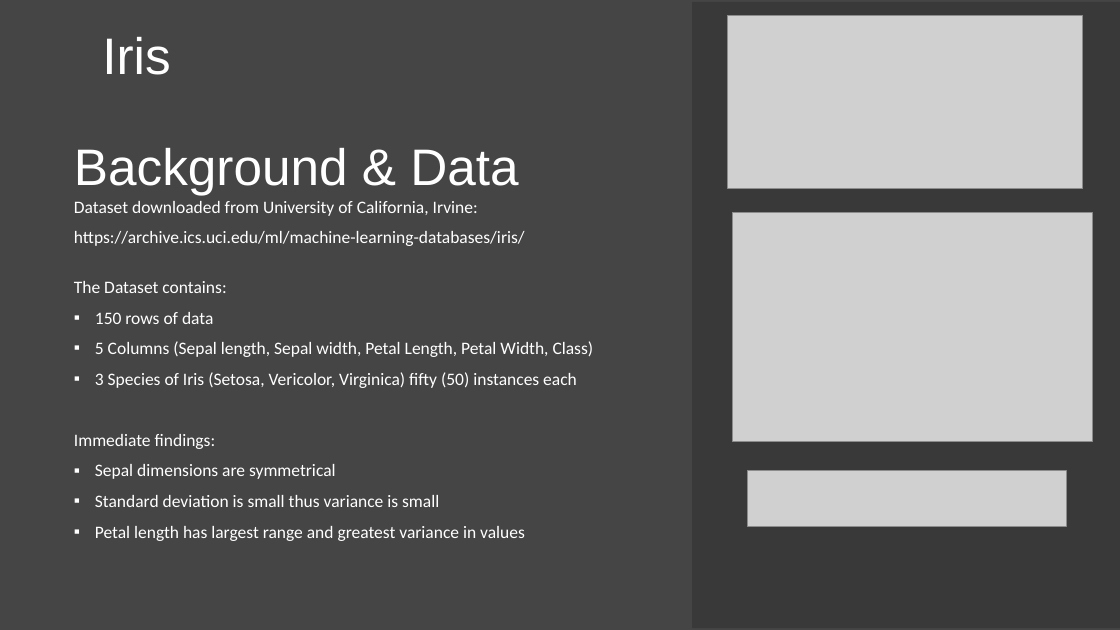
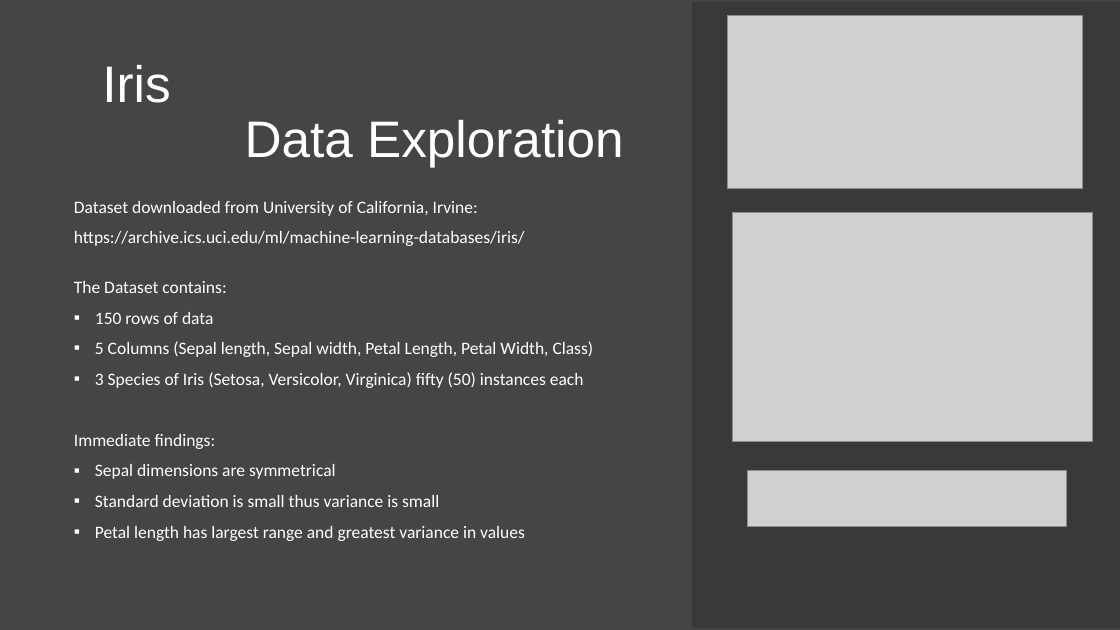
Before and after one commit to 3Thiago/Data-Science-Analtyics, a slide deck: slide 2 of IrisPresentation.pptx. Drawn at 1120x630 pixels with LibreOffice and Linux fonts; fonts in the diff are those of the drawing; grey boxes stand for pictures. Boxes give left, top, right and bottom in pixels: in the first picture for what was removed or moved away, otherwise in the second. Text is boxed around its words. In the diff, an @@ line names an element or a change of style, - is before the commit and + after.

Commit message:
Added Titles to Presentation

```diff
--- a/IrisPresentation.pptx
+++ b/IrisPresentation.pptx
@@ title at bbox=[102, 65, 624, 167]: text changed @@
-Iris Background & Data
+Iris Data Exploration
@@ text at bbox=[95, 372, 584, 388]: text changed @@
-▪ 3 Species of Iris (Setosa, Vericolor, Virginica) fifty (50) instances each
+▪ 3 Species of Iris (Setosa, Versicolor, Virginica) fifty (50) instances each
```
Also in this commit, not shown: 2 other slides changed.
